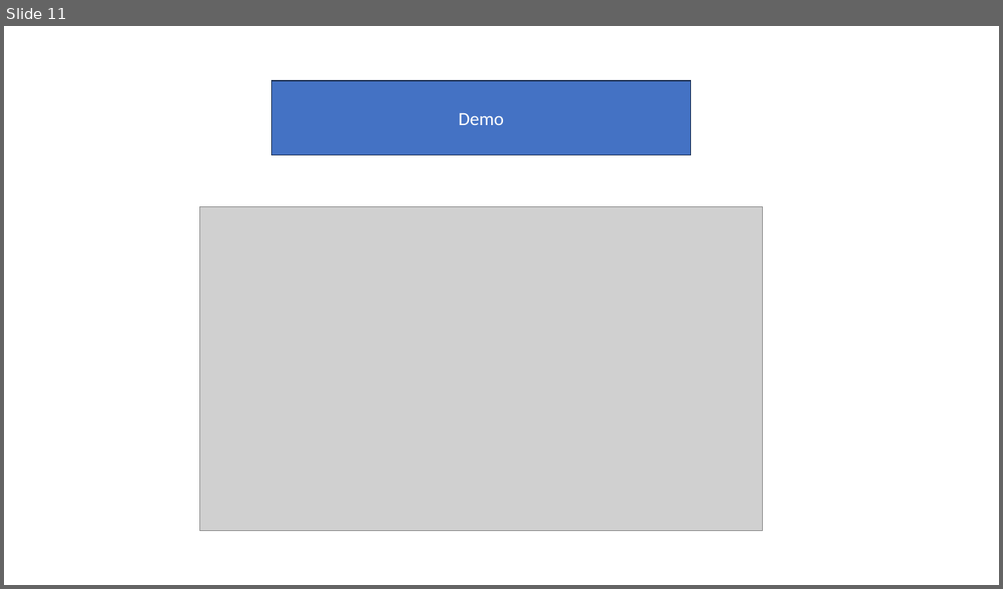
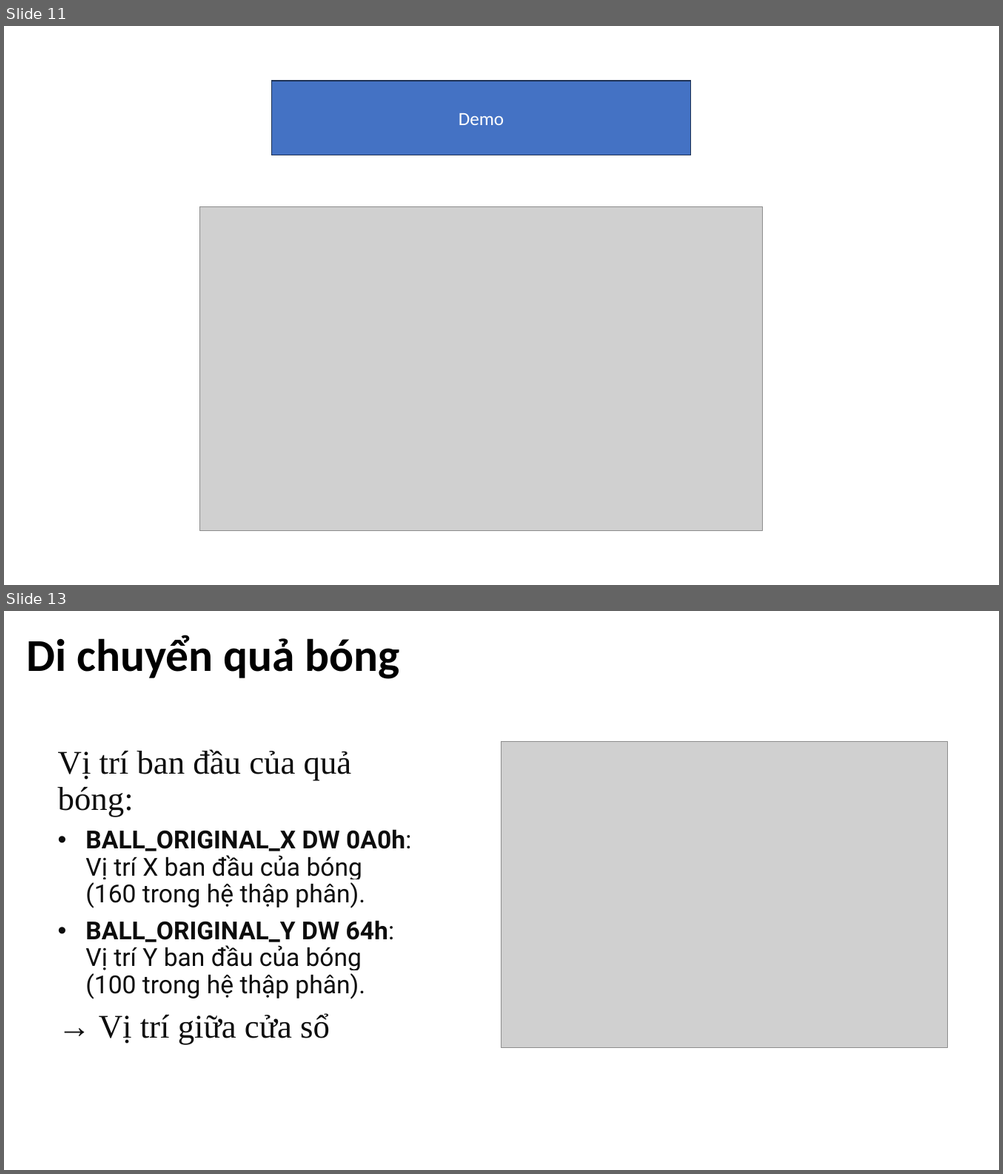
Before and after one commit to tkderphu/KTMT, a slide deck: ktmt_01.pptx. Shown one above the other, each under a label of ours: slide 11 before the commit, slides 11 and 13 after it; the slides between them are not shown. The pictures are 1003x589 and 1003x1174 pixels, drawn with LibreOffice and Linux fonts; fonts in the diff are those of the drawing; grey boxes stand for pictures. Boxes give left, top, right and bottom in pixels: in the first picture for what was removed or moved away, otherwise in the second. Text is boxed around its words. In the diff, an @@ line names an element or a change of style, - is before the commit and + after.

Commit message:
move ball

```diff
--- a/ktmt_01.pptx
+++ b/ktmt_01.pptx
@@ slide 13 added at (4,611,999,1170), background #FFFFFF @@
@@ title added at (26,635,400,679), 44 pt, text #000000, bold @@
+Di chuyển quả bóng
@@ picture added at (502,742,948,1049) @@
@@ subtitle added at (58,749,411,1045), 24 pt, text #0D0D0D @@
+Vị trí ban đầu của quả bóng:
+• BALL_ORIGINAL_X DW 0A0h: Vị trí X ban đầu của bóng (160 trong hệ thập phân).
+• BALL_ORIGINAL_Y DW 64h: Vị trí Y ban đầu của bóng (100 trong hệ thập phân).
+→ Vị trí giữa cửa sổ
```
Also in this commit, not shown: 15 other slides added.
